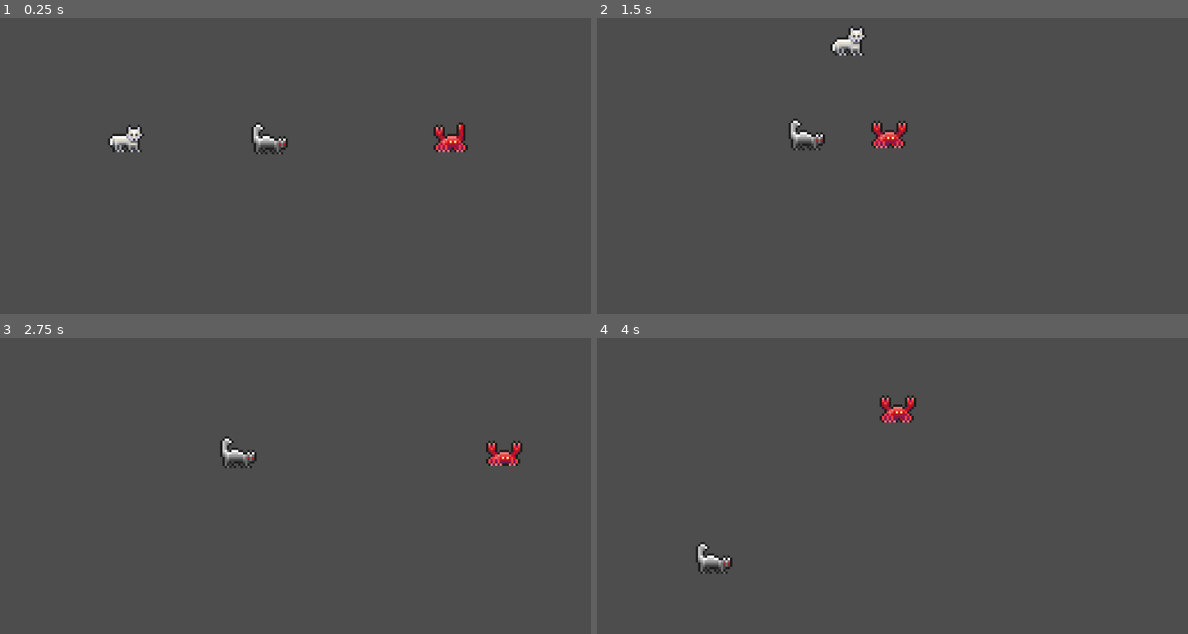
Above: before the commit, frames 1-4 (two rows, left to right).
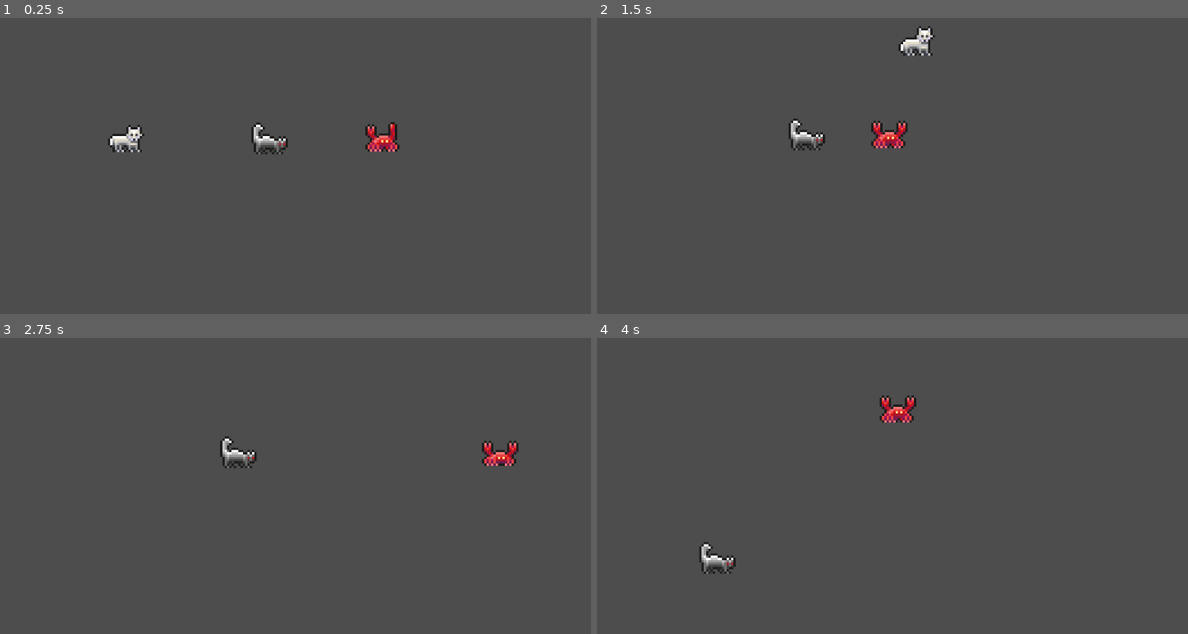
Above: after the commit, the same moments.

Repository: TrobadorFR/gmtk-game-jam-2025-project
Game: Godot game, scene res://scenes/main_scene.tscn
The game is run twice, just before and just after one commit, with the same random seed, the same clock (stepped at 60 frames per second) and the same inputs. A sky picture missing from this copy of the repository is replaced by a grey-blue gradient.
Inputs:
- Up to frame 1 (0.25 s): no input
- Up to frame 2 (1.5 s): hold D (Right) from 0.53 s (still down); tap C (SwitchCharacter) at 0.6, 1.35 s; tap Space (Jump) at 0.77 s
- Up to frame 3 (2.75 s): tap Space (Jump) at 1.52 s; release D (Right) at 2.03 s; hold A (Left) from 2.03 s (still down); tap C (SwitchCharacter) at 2.1 s
- Up to frame 4 (4 s): release A (Left) at 2.78 s; hold D (Right) from 2.78 s (still down); tap C (SwitchCharacter) at 2.85, 3.6 s; tap Space (Jump) at 3.02, 3.77 s

The runs differ from the first frame. In frame 1, 0.8% of the frame differs, in the area x 61-80%, y 35-46%; in frame 2, 0.7%; in frame 3, 0.4%; in frame 4, 0.4%.

Commit message:
making sure i can push from github desktop

Diff:
--- a/scenes/game.tscn
+++ b/scenes/game.tscn
@@ -2,7 +2,7 @@
 
 [ext_resource type="PackedScene" uid="uid://t1nly78rl1lj" path="res://scenes/skunk.tscn" id="1_uwrxv"]
 [ext_resource type="Texture2D" uid="uid://vsjpkti4dgm0" path="res://assets/Skyscraper_Buildings _pack_OldNinjaCat_v1.png" id="1_yqjtg"]
-[ext_resource type="Script" uid="uid://cgf7gio5g0o2u" path="res://scenes/camera_2d.gd" id="3_lbhrr"]
+[ext_resource type="Script" uid="uid://cgf7gio5g0o2u" path="res://scripts/camera_2d.gd" id="3_lbhrr"]
 [ext_resource type="PackedScene" uid="uid://b1fcj6xq4shmj" path="res://scenes/snowFox.tscn" id="3_lnu2h"]
 [ext_resource type="PackedScene" uid="uid://cad5iaalvxt0l" path="res://scenes/coralCrab.tscn" id="5_iywne"]
 
@@ -2604,10 +2604,10 @@
 
 [node name="CharacterBody2D3" parent="." instance=ExtResource("5_iywne")]
 unique_name_in_owner = true
-position = Vector2(81, -32)
+position = Vector2(51, -12)
 
 [node name="StaticBody2D" type="StaticBody2D" parent="."]
 
 [node name="CollisionShape2D2" type="CollisionShape2D" parent="StaticBody2D"]
-position = Vector2(-3, 11)
+position = Vector2(4, 22)
 shape = SubResource("WorldBoundaryShape2D_iywne")
